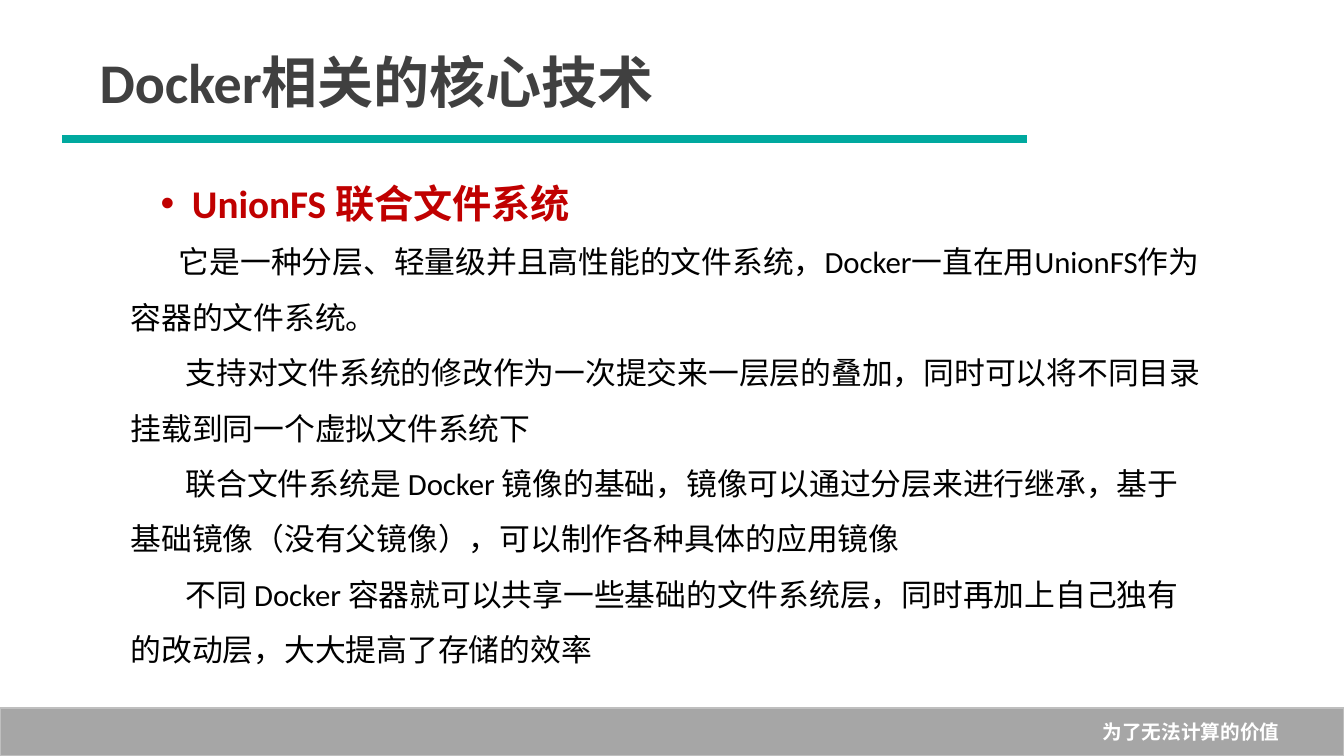
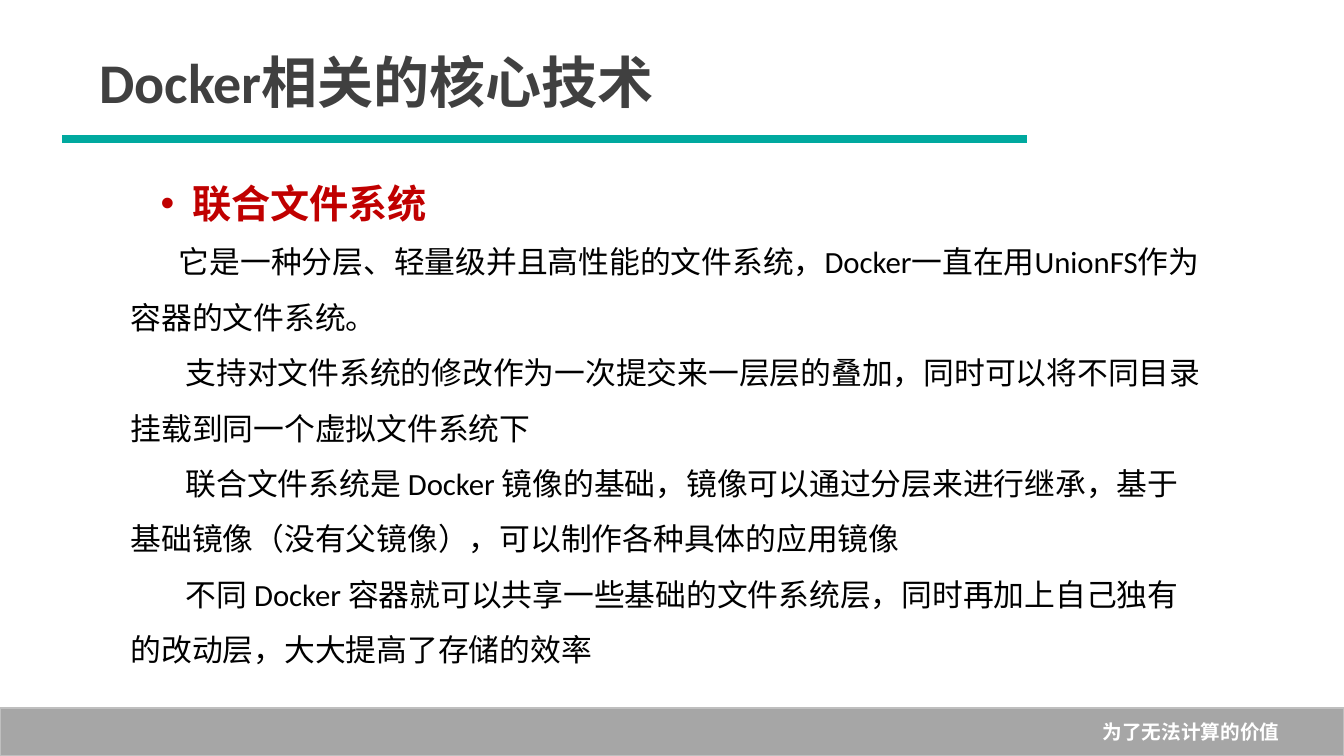
Before and after one commit to Rain-Ricky/TEST1, a slide deck: slide 24 of 1--Docker概述.pptx (slide 17 before the commit). Drawn at 1344x756 pixels with LibreOffice and Linux fonts; fonts in the diff are those of the drawing; background and template pictures are left out. Boxes give left, top, right and bottom in pixels: in the first picture for what was removed or moved away, otherwise in the second. Text is boxed around its words. In the diff, an @@ line names an element or a change of style, - is before the commit and + after.

```diff
--- a/1--Docker概述.pptx
+++ b/1--Docker概述.pptx
@@ text at (x1=192, y1=184, x2=427, y2=222): text changed @@
-• UnionFS 联合文件系统
+• 联合文件系统
```
Also in this commit, not shown: 6 other slides changed, 12 slides added, 3 slides removed, 1 other file.
